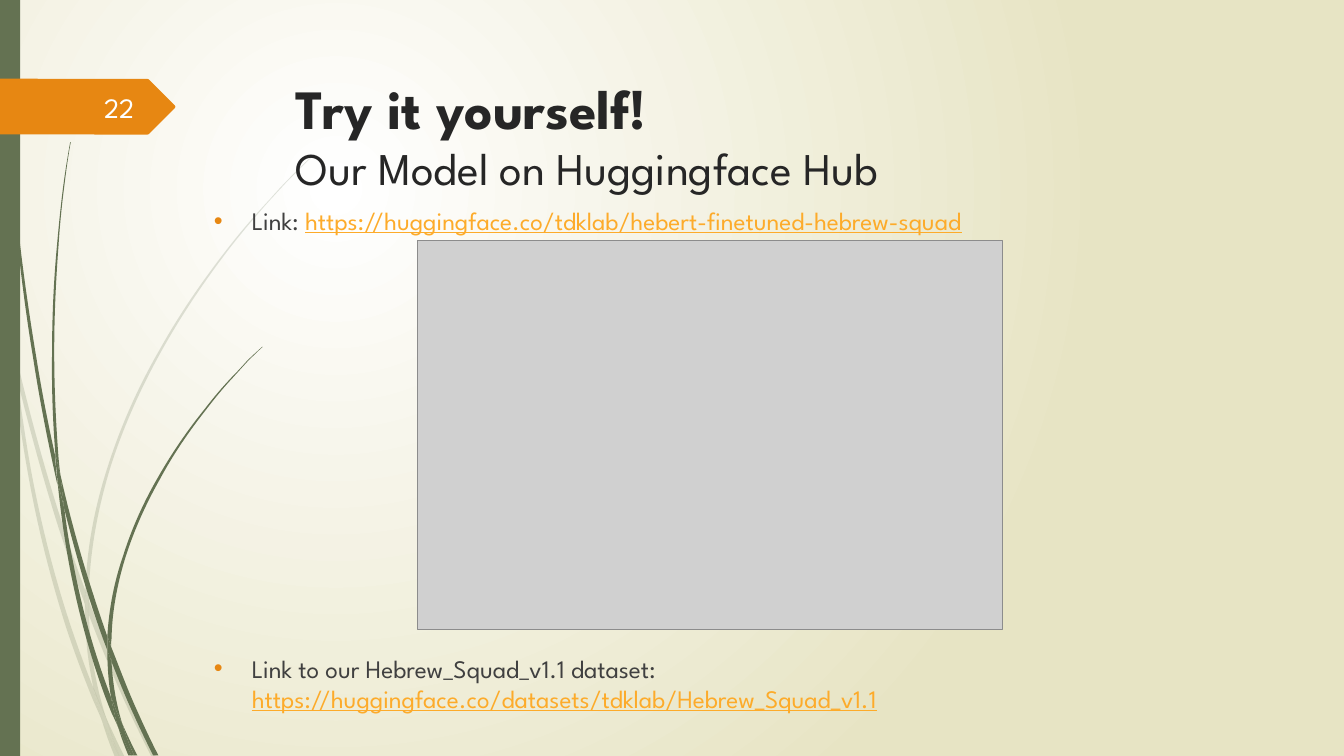
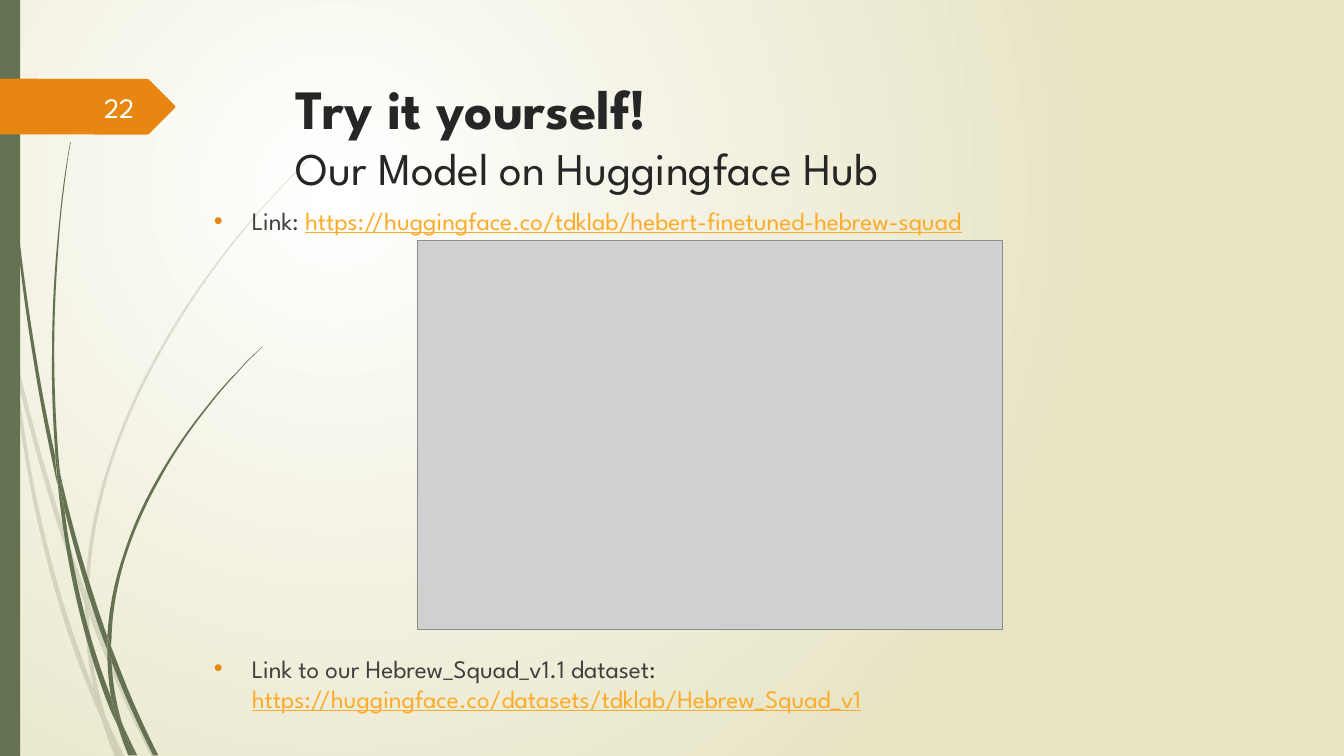
Before and after one commit to TechnionTDK/hebwiki-qa, a slide deck: slide 22 of Project Final Presentation .pptx. Drawn at 1344x756 pixels with LibreOffice and Linux fonts; fonts in the diff are those of the drawing; grey boxes stand for pictures. Boxes give left, top, right and bottom in pixels: in the first picture for what was removed or moved away, otherwise in the second. Text is boxed around its words. In the diff, an @@ line names an element or a change of style, - is before the commit and + after.

Commit message:
Done :)

```diff
--- a/Project Final Presentation .pptx
+++ b/Project Final Presentation .pptx
@@ text at bbox=[252, 660, 861, 714]: text changed @@
-• Link to our Hebrew_Squad_v1.1 dataset: https://huggingface.co/datasets/tdklab/Hebrew_Squad_v1.1
+• Link to our Hebrew_Squad_v1.1 dataset: https://huggingface.co/datasets/tdklab/Hebrew_Squad_v1
```
